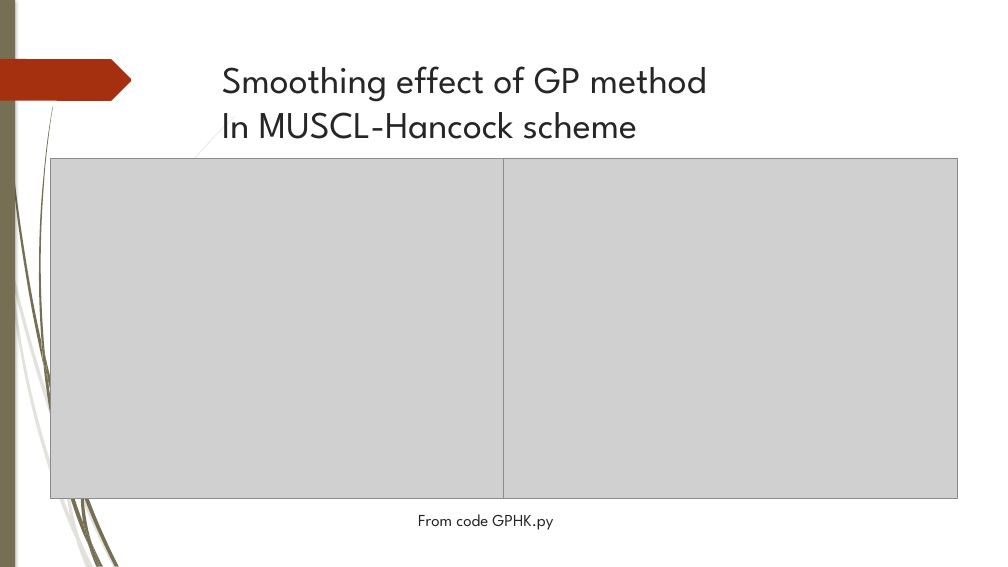
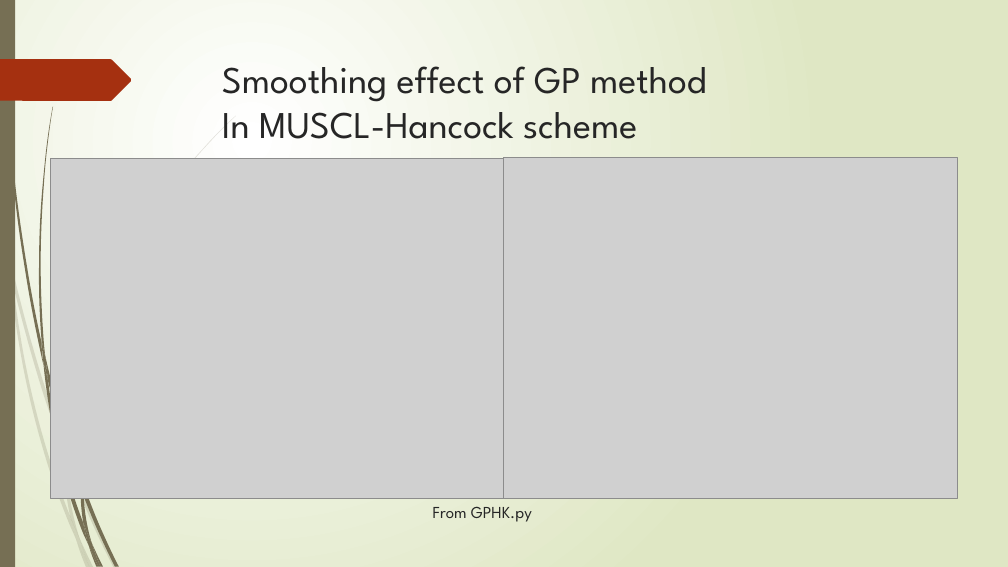
Before and after one commit to TsunSungKuo/ComputAstroPhys_GroupReport, a slide deck: slide 33 of ca_team_project.pptx. Drawn at 1008x567 pixels with LibreOffice and Linux fonts; fonts in the diff are those of the drawing; grey boxes stand for pictures. Boxes give left, top, right and bottom in pixels: in the first picture for what was removed or moved away, otherwise in the second. Text is boxed around its words. In the diff, an @@ line names an element or a change of style, - is before the commit and + after.

```diff
--- a/ca_team_project.pptx
+++ b/ca_team_project.pptx
@@ background #FFFFFF to gradient #FFFFFF to #DFE8C4 @@
@@ rectangle at (x1=0, y1=0, x2=15, y2=567): shadow off @@
@@ outline redrawn in 11 elements at (x1=11, y1=261, x2=64, y2=453), (x1=67, y1=451, x2=117, y2=567), (x1=8, y1=265, x2=76, y2=540), (x1=64, y1=453, x2=79, y2=538), (x1=64, y1=116, x2=236, y2=451), (x1=70, y1=516, x2=90, y2=567), (x1=2, y1=0, x2=43, y2=364), (x1=83, y1=485, x2=119, y2=566), (x1=39, y1=107, x2=53, y2=357), (x1=80, y1=488, x2=91, y2=544), (x1=0, y1=59, x2=132, y2=101) @@
@@ text at (x1=433, y1=506, x2=532, y2=522): text changed @@
-From code GPHK.py
+From GPHK.py
```
Also in this commit, not shown: 33 other slides changed.
